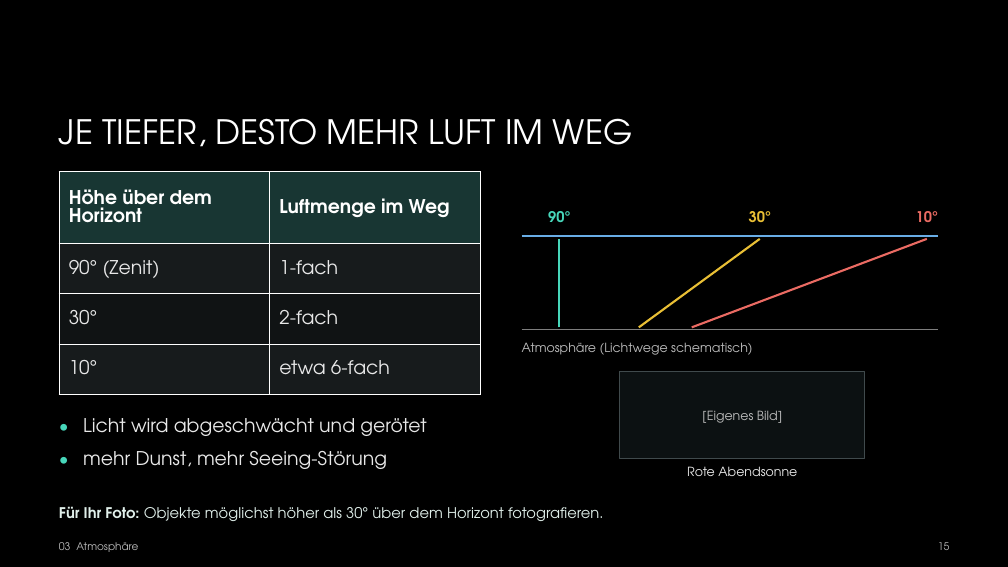
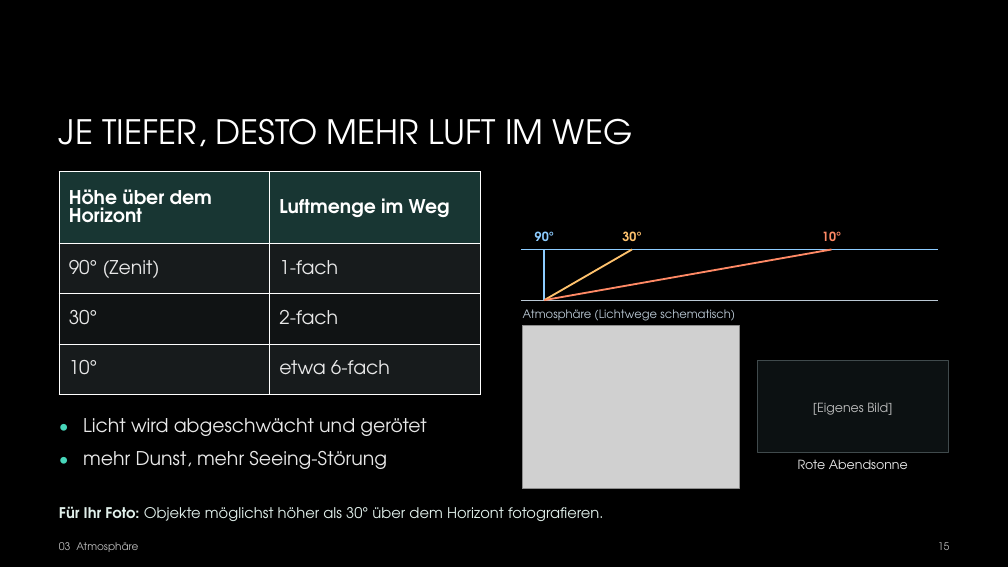
Before and after one commit to hagen-gloetter/Vortrag-Astrofotografie-VHS, a slide deck: slide 15 of Präsenation/Astro-fotografie.pptx. Drawn at 1008x567 pixels with LibreOffice and Linux fonts; fonts in the diff are those of the drawing; grey boxes stand for pictures; background and template pictures are left out. Boxes give left, top, right and bottom in pixels: in the first picture for what was removed or moved away, otherwise in the second. Text is boxed around its words. In the diff, an @@ line names an element or a change of style, - is before the commit and + after.

```diff
--- a/Präsenation/Astro-fotografie.pptx
+++ b/Präsenation/Astro-fotografie.pptx
@@ text "90°" moved from (x1=548, y1=211, x2=570, y2=222) to (x1=535, y1=231, x2=554, y2=241) @@
@@ text "90°" at (x1=535, y1=231, x2=554, y2=241): size 14 to 12 pt, text colour #47D6BA to #8DCCFF; line spacing 1.09 to 1 @@
@@ text "30°" moved from (x1=749, y1=211, x2=771, y2=222) to (x1=622, y1=231, x2=641, y2=241) @@
@@ text "30°" at (x1=622, y1=231, x2=641, y2=241): size 14 to 12 pt, text colour #E9BF35 to #FFC26D; line spacing 1.09 to 1 @@
@@ line removed from (692, 327) to (927, 239) @@
@@ text "10°" moved from (x1=916, y1=211, x2=938, y2=222) to (x1=822, y1=231, x2=841, y2=241) @@
@@ text "10°" at (x1=822, y1=231, x2=841, y2=241): size 14 to 12 pt, text colour #EB6B63 to #FF8965; line spacing 1.09 to 1 @@
@@ line moved from (522, 236) - (938, 236) to (521, 250) - (938, 250) @@
@@ line (521, 250) - (938, 250): stroke #69ADE6 1.5 pt to #8DCCFF 1 pt @@
@@ line moved from (560, 327) - (560, 239) to (544, 300) - (544, 250) @@
@@ line (544, 300) - (544, 250): stroke #47D6BA 2 pt to #8DCCFF 1.75 pt @@
@@ line moved from (639, 327) - (760, 239) to (544, 300) - (832, 250) @@
@@ line (544, 300) - (832, 250): stroke #E9BF35 2 pt to #FF8965 1.75 pt @@
@@ line added from (544, 300) to (632, 250), #FFC26D 1.75 pt @@
@@ line moved from (522, 330) - (938, 330) to (521, 300) - (938, 300) @@
@@ line (521, 300) - (938, 300): stroke #7E7E7E 1.5 pt to #BAC8D4 1 pt @@
@@ text "Atmosphäre (Lichtwege schematisch)" moved from (x1=522, y1=342, x2=752, y2=355) to (x1=523, y1=309, x2=735, y2=321) @@
@@ text "Atmosphäre (Lichtwege schematisch)" at (x1=523, y1=309, x2=735, y2=321): size 12 to 11 pt, text colour #BBBBBB to #BAC8D4; line spacing 1.09 to 1 @@
@@ picture added at (x1=523, y1=326, x2=740, y2=488) @@
@@ rectangle resized from (x1=620, y1=371, x2=865, y2=459) to (x1=758, y1=361, x2=948, y2=453) @@
@@ text "[Eigenes Bild]" moved from (x1=702, y1=410, x2=782, y2=423) to (x1=813, y1=402, x2=892, y2=415) @@
@@ text "Rote Abendsonne" moved from (x1=687, y1=466, x2=797, y2=476) to (x1=798, y1=459, x2=908, y2=469) @@
```
Also in this commit, not shown: 27 other slides changed, 12 other files.
